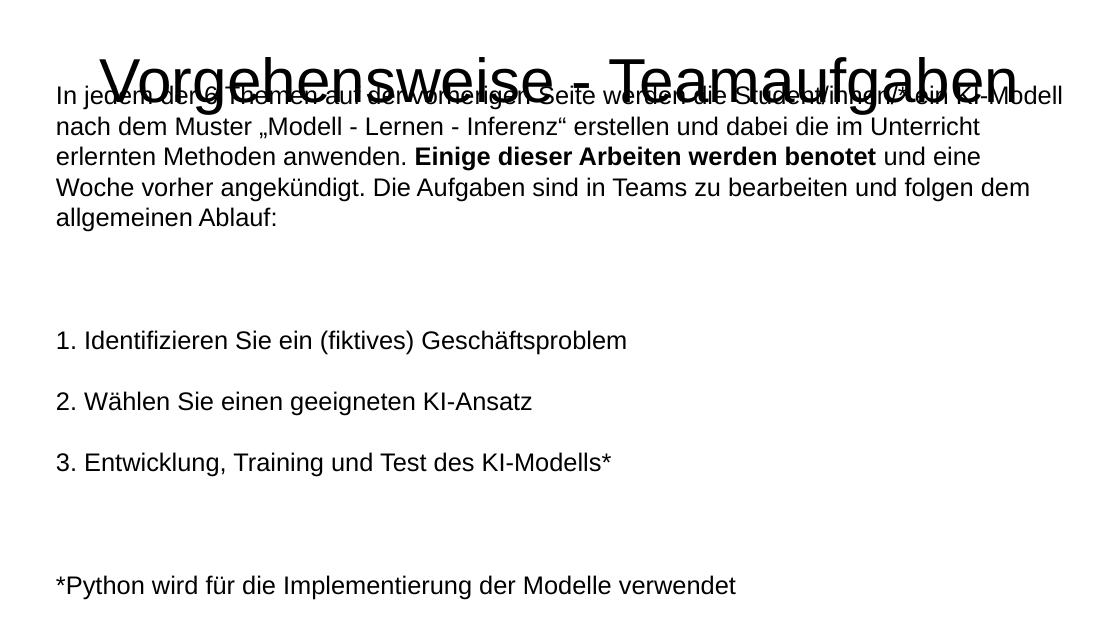
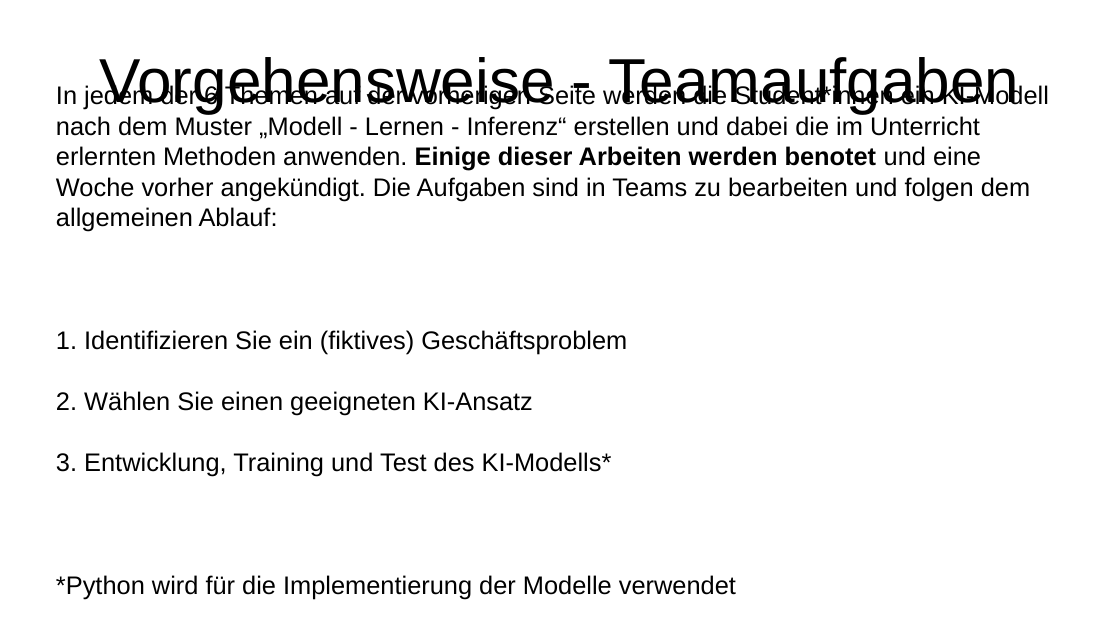
Before and after one commit to chuckgish/Modul_AKIB10_Grundlagen_KI, a slide deck: slide 5 of 1_Modul_Ueberblick/Skript.odp. Drawn at 1120x630 pixels with LibreOffice and Linux fonts; fonts in the diff are those of the drawing. Boxes give left, top, right and bottom in pixels: in the first picture for what was removed or moved away, otherwise in the second. Text is boxed around its words. In the diff, an @@ line names an element or a change of style, - is before the commit and + after.

```diff
--- a/1_Modul_Ueberblick/Skript.odp
+++ b/1_Modul_Ueberblick/Skript.odp
@@ subtitle at box(56, 84, 1049, 232): text changed @@
-In jedem der 6 Themen auf der vorherigen Seite werden die Student/innen/* ein KI-Modell nach dem Muster „Modell - Lernen - Inferenz“ erstellen und dabei die im Unterricht erlernten Methoden anwenden. Einige dieser Arbeiten werden benotet und eine Woche vorher angekündigt. Die Aufgaben sind in Teams zu bearbeiten und folgen dem allgemeinen Ablauf:
+In jedem der 6 Themen auf der vorherigen Seite werden die Student*innen ein KI-Modell nach dem Muster „Modell - Lernen - Inferenz“ erstellen und dabei die im Unterricht erlernten Methoden anwenden. Einige dieser Arbeiten werden benotet und eine Woche vorher angekündigt. Die Aufgaben sind in Teams zu bearbeiten und folgen dem allgemeinen Ablauf:
```
Also in this commit, not shown: 1 other slide changed, 2 other files.
